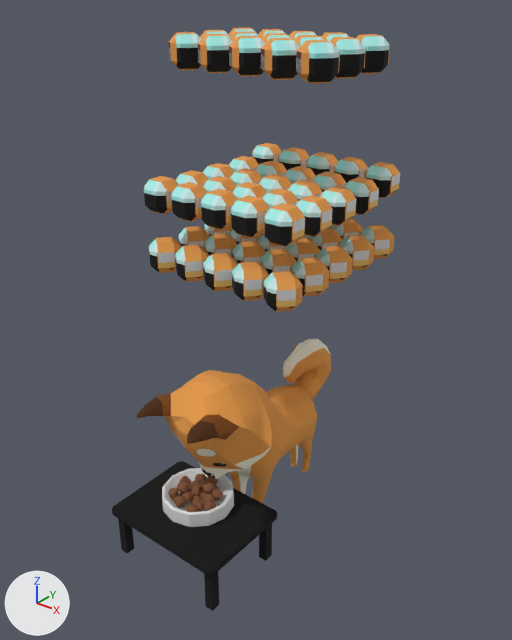
A saved change to the OBJ model ChiBaApp/app/src/main/assets/models/fullBowl/fullBowl_frame20.obj.
Rendered twice from a 50 mm lens placed at (13.15, -17.39, 15.99), pointed at (0.22, -1.23, 5.97). Lighting does not change. The marker at lower left points along +X, +Y and +Z. Where no turn or scale is listed for an object, it has been applied to the vertices.

In view in the first picture: 'fullBowl_frame20'.
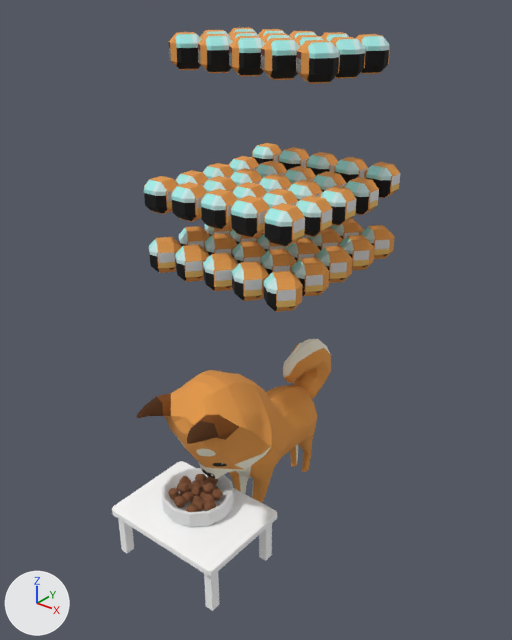
The change, as JSON lines over the scene's bpy script:
```json
{"op": "set", "path": "mat_tisch_aistandard1sg.base_color", "old": "(0.0, 0.0, 0.0)", "new": "(1.0, 1.0, 1.0)", "note": "black #000000 -> white #ffffff"}
```

Location of each change, (x1, y1, x2, y2) in pixels of the pictures (512 x 640 px):
```json
{"object": "fullBowl_frame20", "change": "recoloured", "before": [112, 426, 277, 611], "after": [112, 426, 277, 611], "on screen": "black to white"}
```
